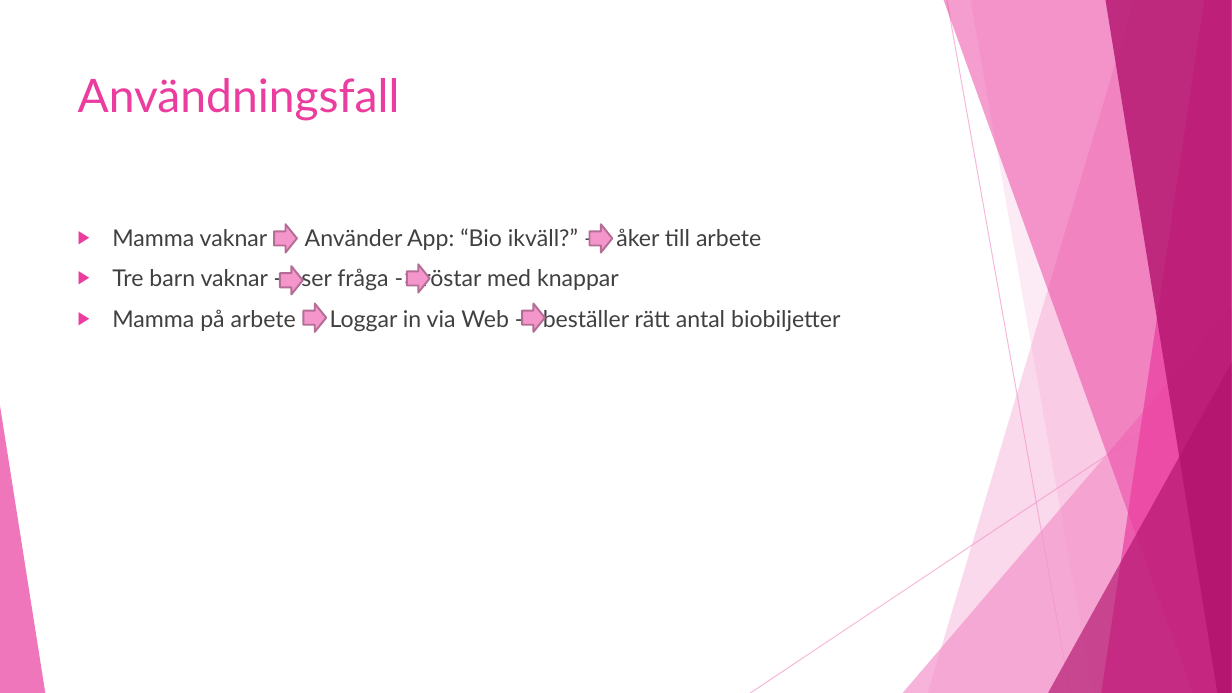
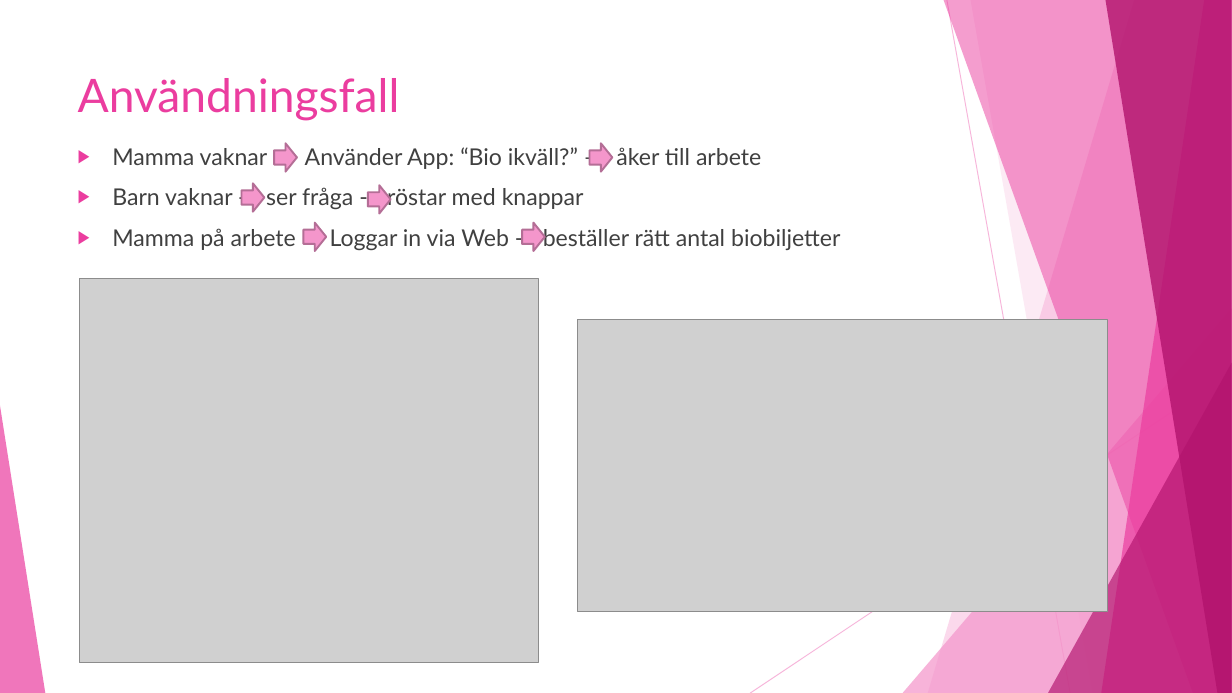
Before and after one commit to GoblinDynamiteer/voteMachine, a slide deck: slide 5 of Documentation/presentation/voteMachine.pptx. Drawn at 1232x693 pixels with LibreOffice and Linux fonts; fonts in the diff are those of the drawing; grey boxes stand for pictures. Boxes give left, top, right and bottom in pixels: in the first picture for what was removed or moved away, otherwise in the second. Text is boxed around its words. In the diff, an @@ line names an element or a change of style, - is before the commit and + after.

```diff
--- a/Documentation/presentation/voteMachine.pptx
+++ b/Documentation/presentation/voteMachine.pptx
@@ text at [112, 187, 584, 209]: text changed @@
-▶ Tre barn vaknar -> ser fråga -> röstar med knappar
+▶ Barn vaknar -> ser fråga -> röstar med knappar
@@ right arrow: place and size @@
-right arrow at [280, 266, 303, 295]
+right arrow at [241, 183, 264, 212]
@@ right arrow: place and size @@
-right arrow at [407, 264, 430, 293]
+right arrow at [368, 185, 391, 213]
@@ 4 right arrows, 1 text: place and size @@
-4 right arrows, 1 text at [112, 225, 840, 333]
+4 right arrows, 1 text at [112, 143, 840, 251]
@@ picture added at [79, 278, 539, 663] @@
@@ picture added at [578, 319, 1108, 612] @@
```
Also in this commit, not shown: 3 other slides changed, 1 slide added, 3 other files.
